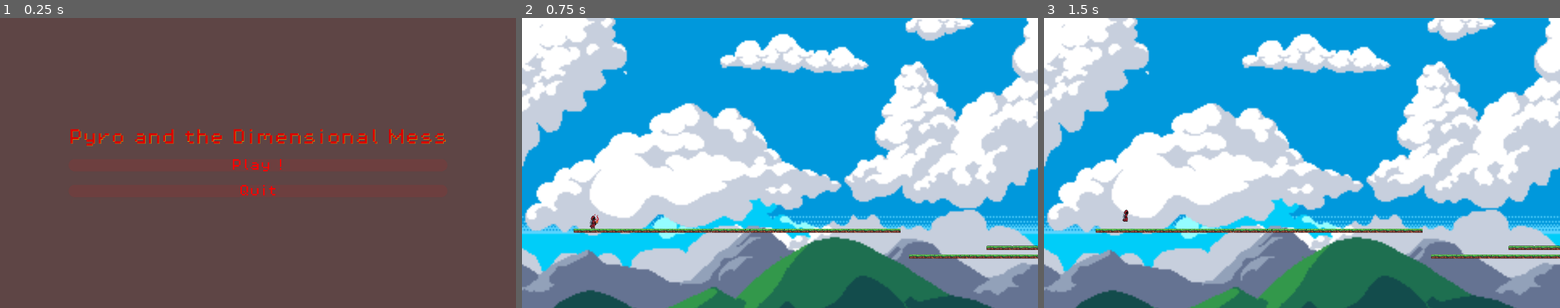
Above: before the commit, frames 1-3 (left to right).
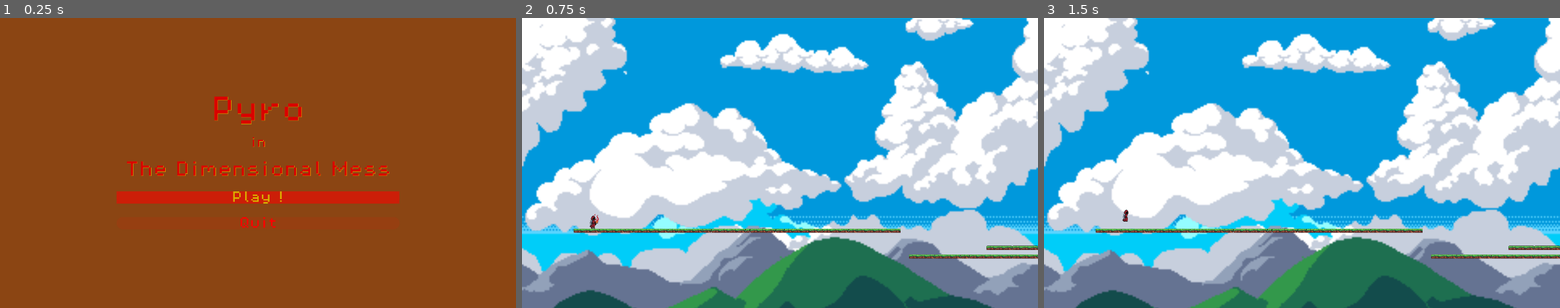
Above: after the commit, the same moments.

Repository: Ezveus/pyro_dimensional_mess
Game: Godot game, scene res://Scenes/Screens/StartScreen/start_screen.tscn
Two runs of this game, one before a commit and one after it. Both use one fixed random seed, a clock stepped at 60 frames per second and the inputs below.
Inputs:
- Up to frame 1 (0.25 s): no input
- Up to frame 2 (0.75 s): click "Play !" at 0.5 s
- Up to frame 3 (1.5 s): hold Right (move_right) from 1.28 s (still down); tap Space (jump) at 1.35 s

The runs differ from the first frame. In frame 1, 100% of the frame differs, in the area x 0-100%, y 0-100%; in frame 2, nothing differs; in frame 3, nothing differs.

Commit message:
music: Add music for main screen and first level

Diff:
--- a/Scenes/Characters/Pyromancer/pyromancer.tscn
+++ b/Scenes/Characters/Pyromancer/pyromancer.tscn
@@ -1,11 +1,11 @@
 [gd_scene load_steps=39 format=3 uid="uid://cb5xiuocagj3l"]
 
 [ext_resource type="Script" path="res://Scenes/Characters/Pyromancer/pyromancer.gd" id="1_jtlxj"]
-[ext_resource type="Texture2D" uid="uid://blg67oah41j14" path="res://Assets/Pyromancer/IDLE.png" id="1_rndbv"]
-[ext_resource type="Texture2D" uid="uid://3qy3gotkwxkh" path="res://Assets/Pyromancer/ATTACK.png" id="2_opnwc"]
-[ext_resource type="Texture2D" uid="uid://dcy3ttc3h6ly3" path="res://Assets/Pyromancer/DEATH.png" id="3_aqsng"]
-[ext_resource type="Texture2D" uid="uid://bv4jxp3qcoqnt" path="res://Assets/Pyromancer/HURT.png" id="4_6gdol"]
-[ext_resource type="Texture2D" uid="uid://6grmwbd5a3nl" path="res://Assets/Pyromancer/WALK.png" id="6_0ddwy"]
+[ext_resource type="Texture2D" uid="uid://blg67oah41j14" path="res://Assets/Graphics/Pyromancer/IDLE.png" id="1_rndbv"]
+[ext_resource type="Texture2D" uid="uid://3qy3gotkwxkh" path="res://Assets/Graphics/Pyromancer/ATTACK.png" id="2_opnwc"]
+[ext_resource type="Texture2D" uid="uid://dcy3ttc3h6ly3" path="res://Assets/Graphics/Pyromancer/DEATH.png" id="3_aqsng"]
+[ext_resource type="Texture2D" uid="uid://bv4jxp3qcoqnt" path="res://Assets/Graphics/Pyromancer/HURT.png" id="4_6gdol"]
+[ext_resource type="Texture2D" uid="uid://6grmwbd5a3nl" path="res://Assets/Graphics/Pyromancer/WALK.png" id="6_0ddwy"]
 
 [sub_resource type="AtlasTexture" id="AtlasTexture_mjnnb"]
 atlas = ExtResource("2_opnwc")
@@ -259,9 +259,8 @@
 [node name="AnimatedSprite2D" type="AnimatedSprite2D" parent="."]
 position = Vector2(-2, -2)
 sprite_frames = SubResource("SpriteFrames_xqdlg")
-animation = &"jump"
+animation = &"walk"
 autoplay = "idle"
-frame_progress = 0.915667
 
 [node name="CollisionShape2D" type="CollisionShape2D" parent="."]
 position = Vector2(-1.5, 8.5)
--- a/Scenes/Levels/level_1/level_1.tscn
+++ b/Scenes/Levels/level_1/level_1.tscn
@@ -1,13 +1,14 @@
-[gd_scene load_steps=12 format=3 uid="uid://dtsndo44v6dwr"]
+[gd_scene load_steps=13 format=3 uid="uid://dtsndo44v6dwr"]
 
 [ext_resource type="Script" path="res://Scenes/Levels/level_1/level_1.gd" id="1_0ndgi"]
-[ext_resource type="Texture2D" uid="uid://c7wptd8jrl4h8" path="res://Assets/Tilesets/Tiles/Tileset Outside.png" id="2_o13yh"]
-[ext_resource type="Texture2D" uid="uid://cvwtkptlrmrv8" path="res://Assets/Tilesets/Backgrounds/Grass Mountains.png" id="3_2rx3h"]
-[ext_resource type="Texture2D" uid="uid://cjsu7cqjg6g11" path="res://Assets/Tilesets/Backgrounds/Sky.png" id="3_qihrf"]
-[ext_resource type="Texture2D" uid="uid://bfbw8n5yhbyk4" path="res://Assets/Tilesets/Backgrounds/Clouds.png" id="4_xfvhr"]
-[ext_resource type="Texture2D" uid="uid://rams1m06368s" path="res://Assets/Tilesets/Backgrounds/Rock Mountains.png" id="5_b41v0"]
+[ext_resource type="Texture2D" uid="uid://c7wptd8jrl4h8" path="res://Assets/Graphics/Tilesets/Tiles/Tileset Outside.png" id="2_o13yh"]
+[ext_resource type="Texture2D" uid="uid://cvwtkptlrmrv8" path="res://Assets/Graphics/Tilesets/Backgrounds/Grass Mountains.png" id="3_2rx3h"]
+[ext_resource type="Texture2D" uid="uid://cjsu7cqjg6g11" path="res://Assets/Graphics/Tilesets/Backgrounds/Sky.png" id="3_qihrf"]
+[ext_resource type="Texture2D" uid="uid://bfbw8n5yhbyk4" path="res://Assets/Graphics/Tilesets/Backgrounds/Clouds.png" id="4_xfvhr"]
+[ext_resource type="Texture2D" uid="uid://rams1m06368s" path="res://Assets/Graphics/Tilesets/Backgrounds/Rock Mountains.png" id="5_b41v0"]
 [ext_resource type="PackedScene" uid="uid://cb5xiuocagj3l" path="res://Scenes/Characters/Pyromancer/pyromancer.tscn" id="5_l7frl"]
 [ext_resource type="PackedScene" uid="uid://dbtvbf4j1l5a3" path="res://Scenes/Utils/Killzone/killzone.tscn" id="7_tao84"]
+[ext_resource type="PackedScene" uid="uid://dbg5voxajegj2" path="res://Scenes/Music/level_1.tscn" id="9_d2nla"]
 
 [sub_resource type="TileSetAtlasSource" id="TileSetAtlasSource_jl21p"]
 texture = ExtResource("2_o13yh")
@@ -782,3 +783,5 @@
 [node name="CollisionShape2D" type="CollisionShape2D" parent="Killzone"]
 position = Vector2(-33, 1740)
 shape = SubResource("WorldBoundaryShape2D_c6288")
+
+[node name="Level1" parent="." instance=ExtResource("9_d2nla")]
--- /dev/null
+++ b/Scenes/Music/dimensional_mess.tscn
@@ -0,0 +1,7 @@
+[gd_scene load_steps=2 format=3 uid="uid://yblvpqkva3wh"]
+
+[ext_resource type="AudioStream" uid="uid://d38clqsm5rkve" path="res://Assets/Music/dimensional_mess.wav" id="1_m8bvn"]
+
+[node name="DimensionalMess" type="AudioStreamPlayer"]
+stream = ExtResource("1_m8bvn")
+autoplay = true
--- /dev/null
+++ b/Scenes/Music/level_1.tscn
@@ -0,0 +1,7 @@
+[gd_scene load_steps=2 format=3 uid="uid://dbg5voxajegj2"]
+
+[ext_resource type="AudioStream" uid="uid://cs2mmk5477g1k" path="res://Assets/Music/level_1.wav" id="1_v1f36"]
+
+[node name="Level1" type="AudioStreamPlayer"]
+stream = ExtResource("1_v1f36")
+autoplay = true
--- a/Scenes/Screens/StartScreen/start_screen.gd
+++ b/Scenes/Screens/StartScreen/start_screen.gd
@@ -1,5 +1,7 @@
 extends Control
 
+func _ready():
+	$VBoxContainer/PlayButton.grab_focus()
 
 func _on_quit_button_pressed():
 	get_tree().quit()
--- a/Scenes/Screens/StartScreen/start_screen.tscn
+++ b/Scenes/Screens/StartScreen/start_screen.tscn
@@ -1,7 +1,8 @@
-[gd_scene load_steps=3 format=3 uid="uid://daxhe4p8k76v7"]
+[gd_scene load_steps=4 format=3 uid="uid://daxhe4p8k76v7"]
 
 [ext_resource type="Theme" uid="uid://cdwqgphxj12ib" path="res://Theme/theme.tres" id="1_8vsdi"]
 [ext_resource type="Script" path="res://Scenes/Screens/StartScreen/start_screen.gd" id="2_dg0lx"]
+[ext_resource type="PackedScene" uid="uid://yblvpqkva3wh" path="res://Scenes/Music/dimensional_mess.tscn" id="3_6wuq3"]
 
 [node name="StartScreen" type="Control"]
 layout_mode = 3
@@ -31,18 +32,40 @@
 
 [node name="Label" type="Label" parent="VBoxContainer"]
 layout_mode = 2
+theme_override_font_sizes/font_size = 100
+text = "Pyro"
+horizontal_alignment = 1
+vertical_alignment = 1
+
+[node name="Label2" type="Label" parent="VBoxContainer"]
+layout_mode = 2
+theme_override_font_sizes/font_size = 40
+text = "in"
+horizontal_alignment = 1
+vertical_alignment = 1
+
+[node name="Label3" type="Label" parent="VBoxContainer"]
+layout_mode = 2
 theme_override_font_sizes/font_size = 60
-text = "Pyro and the Dimensional Mess"
+text = "The Dimensional Mess"
 horizontal_alignment = 1
 vertical_alignment = 1
 
 [node name="PlayButton" type="Button" parent="VBoxContainer"]
 layout_mode = 2
+focus_neighbor_top = NodePath("../QuitButton")
+focus_neighbor_bottom = NodePath("../QuitButton")
+focus_next = NodePath("../QuitButton")
+focus_previous = NodePath("../QuitButton")
 theme_override_font_sizes/font_size = 45
 text = "Play !"
 
 [node name="QuitButton" type="Button" parent="VBoxContainer"]
 layout_mode = 2
+focus_neighbor_top = NodePath("../PlayButton")
+focus_neighbor_bottom = NodePath("../PlayButton")
+focus_next = NodePath("../PlayButton")
+focus_previous = NodePath("../PlayButton")
 theme_override_font_sizes/font_size = 45
 text = "Quit"
 
@@ -55,7 +78,9 @@
 anchor_bottom = 1.0
 grow_horizontal = 2
 grow_vertical = 2
-color = Color(1, 0, 0, 0.0980392)
+color = Color(0.545098, 0.270588, 0.0745098, 1)
+
+[node name="DimensionalMess" parent="." instance=ExtResource("3_6wuq3")]
 
 [connection signal="pressed" from="VBoxContainer/PlayButton" to="." method="_on_play_button_pressed"]
 [connection signal="pressed" from="VBoxContainer/QuitButton" to="." method="_on_quit_button_pressed"]
Not shown, removed: assets/Centaur/ATTACK.png.import
Not shown, removed: assets/Centaur/DEATH.png.import
Not shown, removed: assets/Centaur/HURT.png.import
Not shown, removed: assets/Centaur/IDLE.png.import
Not shown, removed: assets/Centaur/RUN.png.import
Not shown, removed: assets/Enchanter/ENCHANTER.png.import
Renamed: assets/Centaur/ATTACK.png -> assets/Graphics/Centaur/ATTACK.png
Not shown, added: assets/Graphics/Centaur/ATTACK.png.import
Renamed: assets/Centaur/DEATH.png -> assets/Graphics/Centaur/DEATH.png
Not shown, added: assets/Graphics/Centaur/DEATH.png.import
Renamed: assets/Centaur/HURT.png -> assets/Graphics/Centaur/HURT.png
Not shown, added: assets/Graphics/Centaur/HURT.png.import
(and 57 more such lines)
